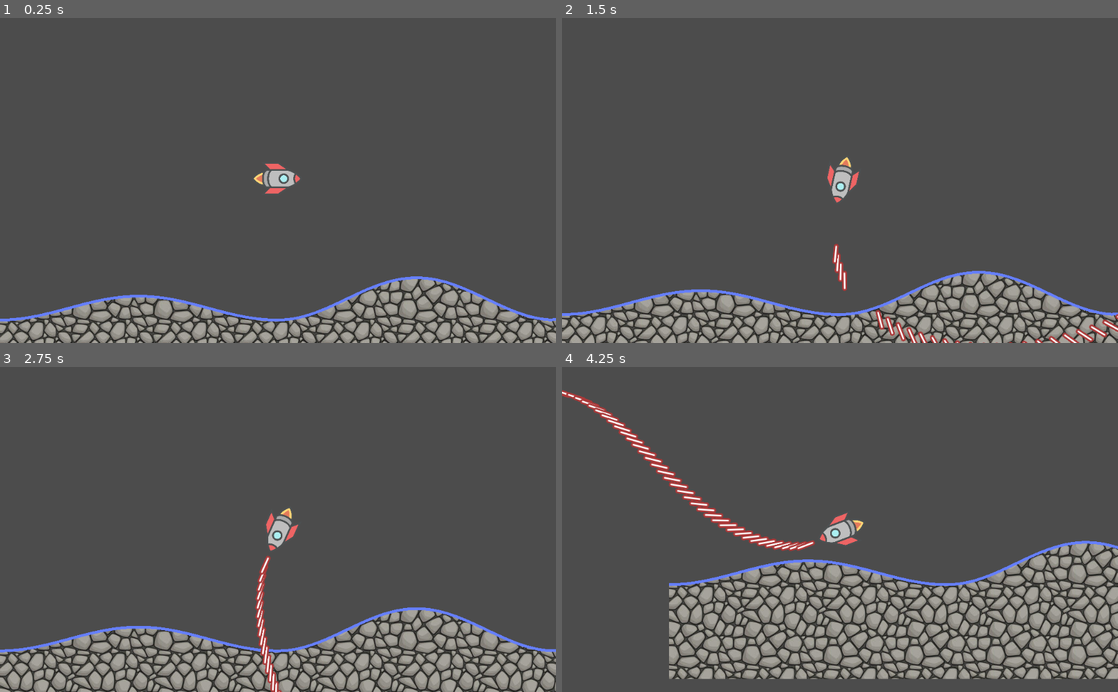
Above: before the commit, frames 1-4 (two rows, left to right).
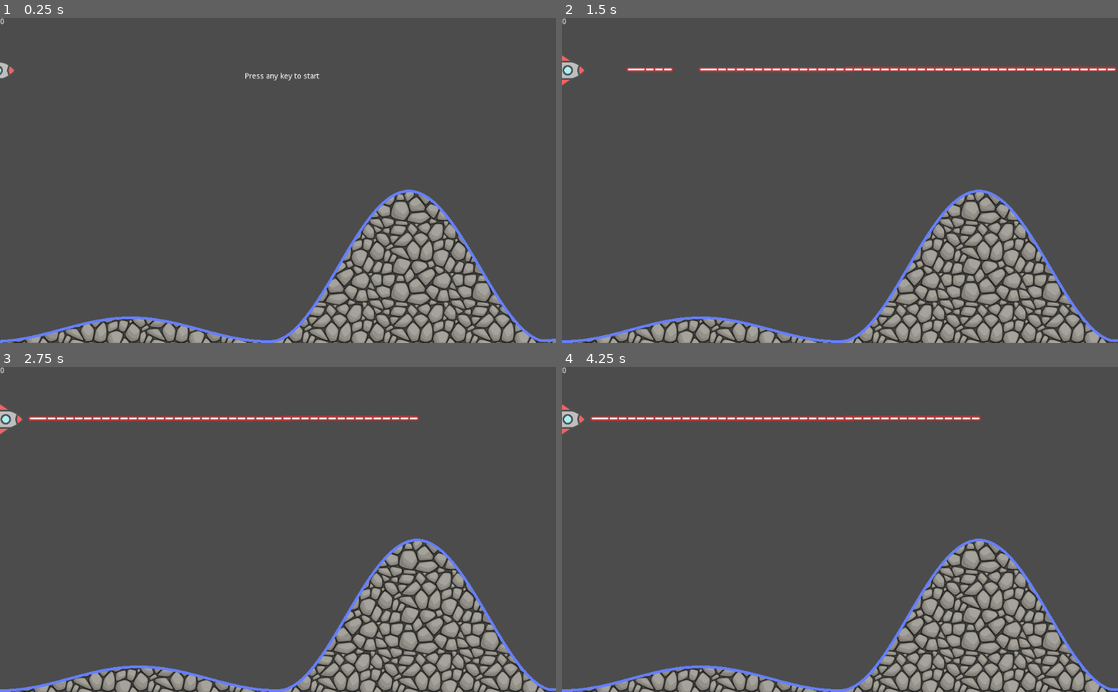
Above: after the commit, the same moments.

Repository: marcmos/space-shooter
Game: Godot game, scene res://Node.tscn
Two runs of this game, one before a commit and one after it. Both use one fixed random seed, a clock stepped at 60 frames per second and the inputs below.
Inputs:
- Up to frame 1 (0.25 s): no input
- Up to frame 2 (1.5 s): tap Enter at 0.5 s; hold D (right) 0.53-1.28 s; hold Space (shoot) 0.53-1.28 s; hold A (left) from 1.28 s (still down); tap Space (shoot) at 1.35 s
- Up to frame 3 (2.75 s): release A (left) at 2.03 s; hold D (right) from 2.03 s (still down); hold Space (shoot) from 2.03 s (still down)
- Up to frame 4 (4.25 s): release D (right) at 2.78 s; release Space (shoot) at 2.78 s; hold W (up) 2.78-3.53 s; tap Space (shoot) at 2.85 s; hold A (left) from 3.53 s (still down); hold Space (shoot) from 3.53 s (still down)

The runs differ from the first frame. In frame 1, 15% of the frame differs, in the area x 0-100%, y 0-100%; in frame 2, 17%; in frame 3, 15%; in frame 4, 29%.

Commit message:
wip

Diff:
--- a/AnimatedSprite.gd
+++ /dev/null
@@ -1,13 +0,0 @@
-extends AnimatedSprite
-
-# Declare member variables here. Examples:
-# var a = 2
-# var b = "text"
-
-# Called when the node enters the scene tree for the first time.
-func _ready():
-	pass # Replace with function body.
-
-# Called every frame. 'delta' is the elapsed time since the previous frame.
-#func _process(delta):
-#	pass
--- /dev/null
+++ b/HUD.gd
@@ -0,0 +1,19 @@
+extends CanvasLayer
+
+export var highscore = []
+
+func _on_Timer_timeout():
+	$Label.visible = !$Label.visible
+
+func _on_Node2D_game_over(score):
+	highscore.push_back(score)
+	$Highscore.text = "Highscores:\n";
+	for i in range(0, len(highscore) - 1):
+		$Highscore.text += str(i + 1) + ": " + str(highscore[i]) + "\n"
+	$Highscore.visible = true
+
+func _on_Node2D_game_start():
+	$Highscore.visible = false
+
+	$Label/BlinkTimer.stop()
+	$Label.visible = false
--- a/KinematicBody2D.gd
+++ b/KinematicBody2D.gd
@@ -26,3 +26,13 @@
 	var b = bullet.instance()
 	bullet_container.add_child(b)
 	b.start_at(rotation, $Muzzle.global_position)
+	#apply_impulse(Vector2(5, 0), Vector2(-5, 0))
+
+func _on_Player_body_shape_entered(body_id, body, body_shape, local_shape):
+	#hide()
+	#$CollisionShape2D.set_deferred("disabled", true)
+	#get_tree().paused = true
+	pass
+
+func _on_BorderTimer_timeout():
+	$Camera2D.limit_left += 1
--- /dev/null
+++ b/Mob.gd
@@ -0,0 +1,8 @@
+extends RigidBody2D
+
+signal hit
+
+func _on_Mob_body_entered(body):
+	if body.name.begins_with("@PlayerBullet"):
+		emit_signal("hit")
+		queue_free()
--- /dev/null
+++ b/Mob.tscn
@@ -0,0 +1,21 @@
+[gd_scene load_steps=4 format=2]
+
+[ext_resource path="res://Mob.gd" type="Script" id=1]
+[ext_resource path="res://space-shooter-redux/PNG/Meteors/meteorBrown_big1.png" type="Texture" id=2]
+
+[sub_resource type="RectangleShape2D" id=1]
+extents = Vector2( 43.4303, 32.3498 )
+
+[node name="Mob" type="RigidBody2D"]
+contacts_reported = 1
+contact_monitor = true
+angular_damp = 0.1
+script = ExtResource( 1 )
+
+[node name="Sprite" type="Sprite" parent="."]
+texture = ExtResource( 2 )
+
+[node name="CollisionShape2D" type="CollisionShape2D" parent="."]
+shape = SubResource( 1 )
+
+[connection signal="body_entered" from="." to="." method="_on_Mob_body_entered"]
--- a/Node.tscn
+++ b/Node.tscn
@@ -1,24 +1,90 @@
-[gd_scene load_steps=6 format=2]
+[gd_scene load_steps=8 format=2]
 
 [ext_resource path="res://Node2D.gd" type="Script" id=1]
-[ext_resource path="res://KinematicBody2D.gd" type="Script" id=2]
+[ext_resource path="res://Mob.tscn" type="PackedScene" id=2]
 [ext_resource path="res://PlayerBullet.tscn" type="PackedScene" id=3]
 [ext_resource path="res://rocket.png" type="Texture" id=4]
+[ext_resource path="res://HUD.gd" type="Script" id=5]
+
+[sub_resource type="GDScript" id=2]
+script/source = "extends RigidBody2D
+
+signal game_over
+
+export var enabled = false
+
+var thrust = Vector2(0, 300)
+var torque = 5000
+
+export (PackedScene) var bullet
+onready var bullet_container = get_node(\"BulletContainer\")
+
+func reset():
+	$Camera2D.limit_left = 0
+	position.x = 0
+	position.y = 0
+	$BorderTimer.start()
+	enabled = true
+
+func _process(delta):
+	if enabled and Input.is_action_pressed(\"shoot\"):
+		shoot()
+
+func _integrate_forces(state):
+	if not enabled:
+		return
+
+	if Input.is_action_pressed(\"up\"):
+		applied_force = thrust.rotated(rotation)
+	else:
+		applied_force = Vector2()
+	var rotation_dir = 0
+	if Input.is_action_pressed(\"right\"):
+		rotation_dir += 1
+	if Input.is_action_pressed(\"left\"):
+		rotation_dir -= 1
+
+	applied_torque = rotation_dir * torque
+
+func shoot():
+	var b = bullet.instance()
+	bullet_container.add_child(b)
+	b.start_at(rotation, $Muzzle.global_position)
+	#apply_impulse(Vector2(5, 0), Vector2(-5, 0))
+
+func _on_Player_body_shape_entered(body_id, body, body_shape, local_shape):
+	if not enabled:
+		return
+
+	enabled = false
+	emit_signal(\"game_over\")
+
+func _on_BorderTimer_timeout():
+	$Camera2D.limit_left += 1
+
+func _on_Node2D_game_start():
+	enabled = true
+"
 
 [sub_resource type="ConvexPolygonShape2D" id=1]
 points = PoolVector2Array( 35, -30, 5, 47, -29, -30 )
 
 [node name="Node2D" type="Node2D"]
 script = ExtResource( 1 )
+hill_range = 200
+Mob = ExtResource( 2 )
 
 [node name="Line2D" type="Line2D" parent="."]
 texture_mode = -1082211219
 
 [node name="Player" type="RigidBody2D" parent="."]
+editor/display_folded = true
 position = Vector2( 512.703, 167.629 )
 rotation = -1.5708
 gravity_scale = 0.1
-script = ExtResource( 2 )
+contacts_reported = 1
+contact_monitor = true
+script = SubResource( 2 )
 bullet = ExtResource( 3 )
 
 [node name="CollisionShape2D" type="CollisionShape2D" parent="Player"]
@@ -36,10 +102,51 @@
 
 [node name="Camera2D" type="Camera2D" parent="Player"]
 current = true
+limit_left = 0
+limit_top = -100
 __meta__ = {
 "_edit_group_": true
 }
 
 [node name="BulletContainer" type="Node" parent="Player"]
 
+[node name="BorderTimer" type="Timer" parent="Player"]
+wait_time = 0.01
+
 [node name="StaticBody2D" type="StaticBody2D" parent="."]
+
+[node name="MobTimer" type="Timer" parent="."]
+
+[node name="HUD" type="CanvasLayer" parent="."]
+editor/display_folded = true
+script = ExtResource( 5 )
+
+[node name="Score" type="Label" parent="HUD"]
+margin_bottom = 14.0
+
+[node name="Label" type="Label" parent="HUD"]
+margin_left = 450.639
+margin_top = 100.701
+margin_right = 587.639
+margin_bottom = 114.701
+text = "Press any key to start"
+
+[node name="BlinkTimer" type="Timer" parent="HUD/Label"]
+autostart = true
+
+[node name="Highscore" type="Label" parent="HUD"]
+anchor_right = 0.33
+margin_right = -337.92
+align = 2
+valign = 1
+
+[connection signal="game_over" from="." to="." method="_on_Node2D_game_over"]
+[connection signal="game_over" from="." to="HUD" method="_on_Node2D_game_over"]
+[connection signal="game_start" from="." to="Player" method="_on_Node2D_game_start"]
+[connection signal="game_start" from="." to="." method="_on_Node2D_game_start"]
+[connection signal="game_start" from="." to="HUD" method="_on_Node2D_game_start"]
+[connection signal="body_shape_entered" from="Player" to="Player" method="_on_Player_body_shape_entered"]
+[connection signal="game_over" from="Player" to="." method="_on_Player_game_over"]
+[connection signal="timeout" from="Player/BorderTimer" to="Player" method="_on_BorderTimer_timeout"]
+[connection signal="timeout" from="MobTimer" to="." method="_on_MobTimer_timeout"]
+[connection signal="timeout" from="HUD/Label/BlinkTimer" to="HUD" method="_on_Timer_timeout"]
--- a/Node2D.gd
+++ b/Node2D.gd
@@ -4,23 +4,50 @@
 export var slice = 10
 export var hill_range = 100
 
+export (PackedScene) var Mob
+
 var screensize
-var terrain = Array()
+var terrain
 var texture = preload("res://rock.png");
+
+signal game_start
+signal game_over(score)
+
+var started = false
+var score
+
+func reset():
+	score = 0
+
+	$Player.reset()
+
+	$MobTimer.start()
+	$Player/BorderTimer.start()
+	$Player.enabled = true
+
 
 func _ready():
 	randomize()
 	terrain = Array()
 
 	screensize = get_viewport().get_visible_rect().size
-	var start_y = screensize.y * 3/4 + (-hill_range + randi() % hill_range * 2)
+	#var start_y = screensize.y * 3/4 + (-hill_range + randi() % hill_range * 2)
+	var start_y = 500
 
 	terrain.append(Vector2(0, start_y))
 	add_hills()
 
+	reset()
+
 func _process(delta):
-	if terrain[-1].x < $Player.position.x + screensize.x / 2:
+	if not started and Input.is_action_pressed("up") or Input.is_action_pressed("left") or Input.is_action_pressed("right"):
+		emit_signal("game_start")
+
+	if terrain[-1].x < $Player.position.x + screensize.x:
 		add_hills()
+
+	$Player/Camera2D.limit_left = max($Player.position.x - 500, $Player/Camera2D.limit_left)
+	$HUD/Score.text = str(score + $Player/Camera2D.limit_left / 100)
 
 func add_hills():
 	var hill_width = screensize.x / num_hills
@@ -47,3 +74,26 @@
 	ground.polygon = poly
 	ground.texture = texture
 	add_child(ground)
+
+func _on_Mob_hit():
+	score += 10
+
+func _on_MobTimer_timeout():
+	var mob = Mob.instance()
+	mob.connect("hit", self, "_on_Mob_hit")
+
+	add_child(mob)
+
+	mob.position = Vector2($Player.position.x + rand_range(1000, 5000), -rand_range(100, 200))
+
+	mob.linear_velocity = Vector2(-rand_range(score + 200, score * 2), rand_range(0, 200))
+	mob.angular_velocity = rand_range(-2, 2)
+
+func _on_Node2D_game_start():
+	reset()
+
+func _on_Node2D_game_over(score):
+	$Player.enabled = false
+
+func _on_Player_game_over():
+	emit_signal("game_over", score)
--- a/PlayerBullet.gd
+++ b/PlayerBullet.gd
@@ -1,4 +1,4 @@
-extends Area2D
+extends KinematicBody2D
 
 var vel = Vector2()
 export var speed = 1000
--- a/PlayerBullet.tscn
+++ b/PlayerBullet.tscn
@@ -7,12 +7,7 @@
 radius = 4.59415
 height = 28.9097
 
-[sub_resource type="GDScript" id=2]
-script/source = "extends CollisionShape2D
-
-"
-
-[node name="PlayerBullet" type="Area2D"]
+[node name="PlayerBullet" type="KinematicBody2D"]
 script = ExtResource( 1 )
 
 [node name="Sprite" type="Sprite" parent="."]
@@ -20,8 +15,8 @@
 
 [node name="CollisionShape2D" type="CollisionShape2D" parent="."]
 shape = SubResource( 1 )
-script = SubResource( 2 )
 
 [node name="LifetimeTimer" type="Timer" parent="."]
 autostart = true
+
 [connection signal="timeout" from="LifetimeTimer" to="." method="_on_LifetimeTimer_timeout"]
Not shown: 1 places in PlayerBullet.tscn that only renumber resources
